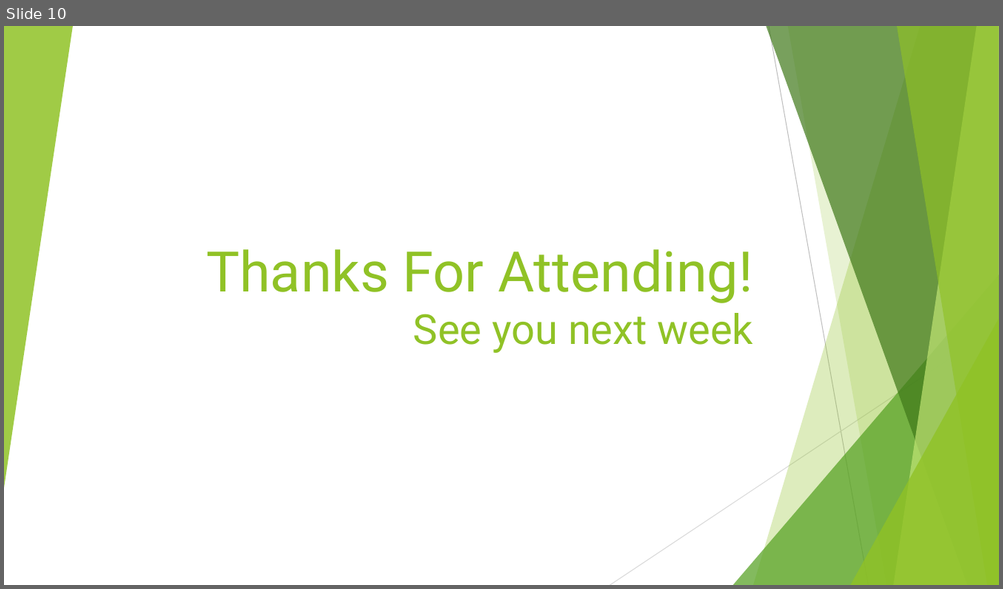
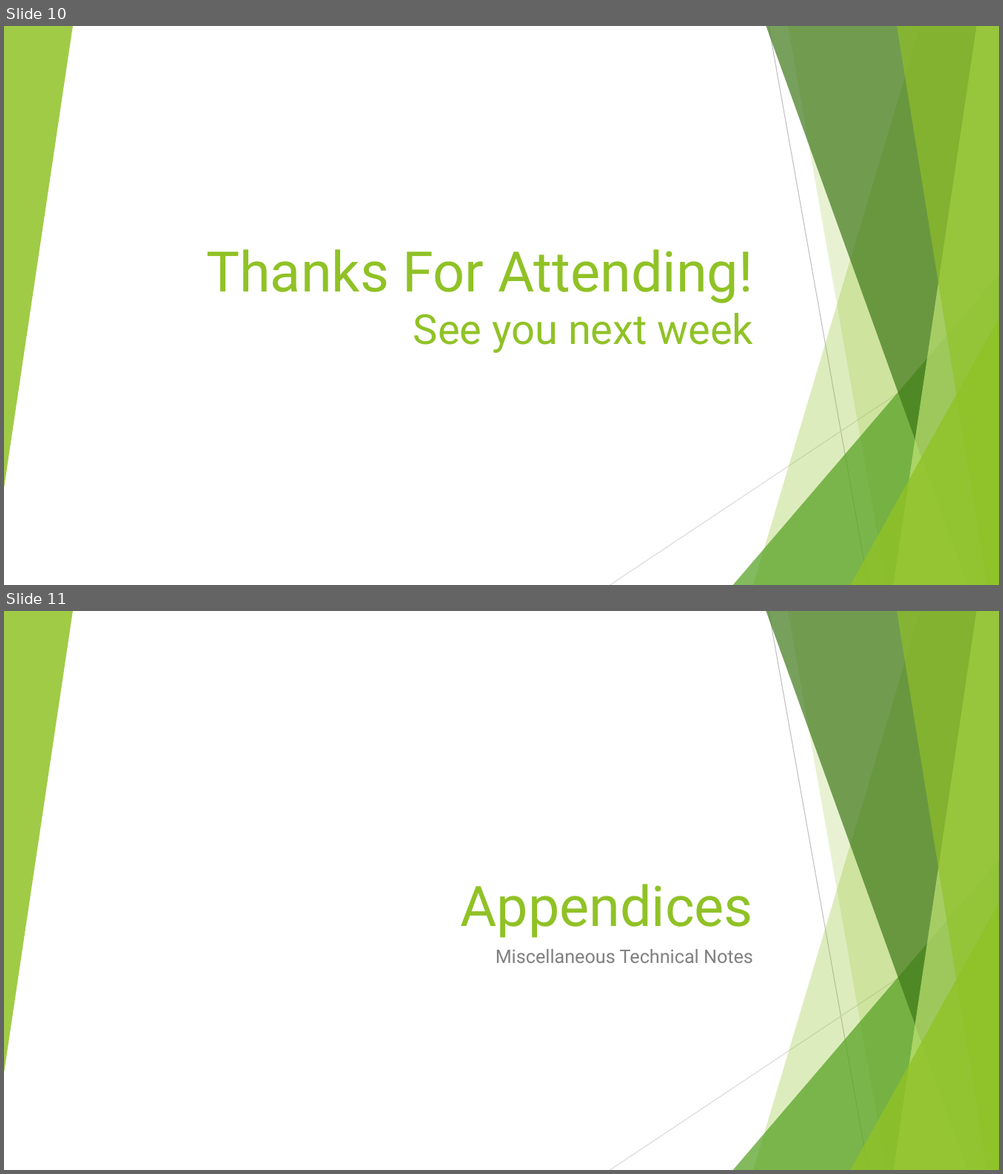
Before and after one commit to AlexLabram/Bonsai, a slide deck: Courseware/Bonsai Evening A (2024-07-04).pptx. Shown one above the other, each under a label of ours: slide 10 before the commit, slides 10 and 11 after it. The pictures are 1003x589 and 1003x1174 pixels, drawn with LibreOffice and Linux fonts; fonts in the diff are those of the drawing. Boxes give left, top, right and bottom in pixels: in the first picture for what was removed or moved away, otherwise in the second. Text is boxed around its words. In the diff, an @@ line names an element or a change of style, - is before the commit and + after.

```diff
--- a/Courseware/Bonsai Evening A (2024-07-04).pptx
+++ b/Courseware/Bonsai Evening A (2024-07-04).pptx
@@ slide 11 added at (4,611,999,1170), background #FFFFFF; not listed: 10 template elements that a slide beside it also shows @@
@@ title added at (461,884,753,938), 54 pt, text #90C226 @@
+Appendices
@@ subtitle added at (495,949,753,963), 18 pt, text #808080 @@
+Miscellaneous Technical Notes
```
Also in this commit, not shown: 1 other slide added, 1 other file.
